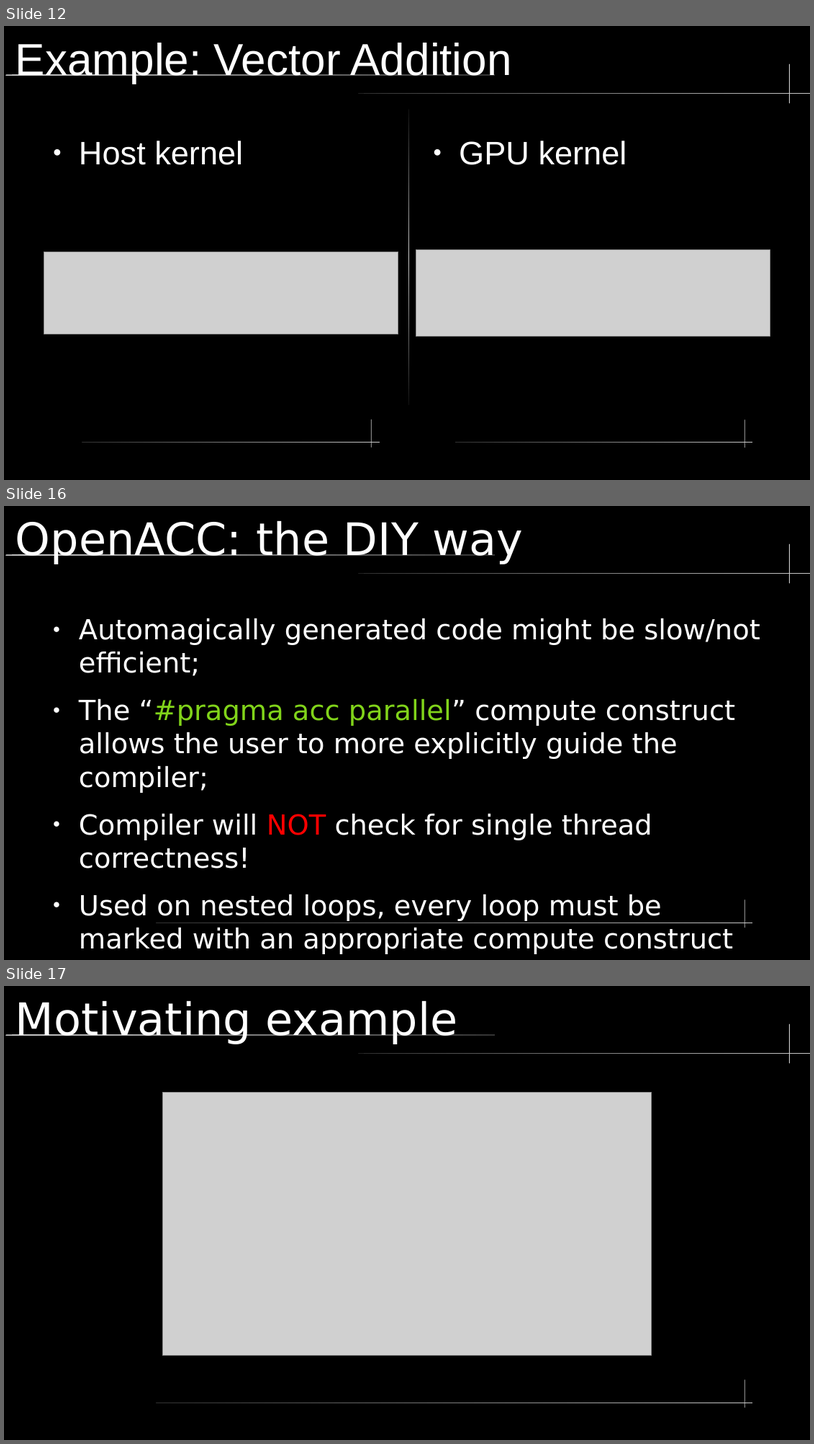
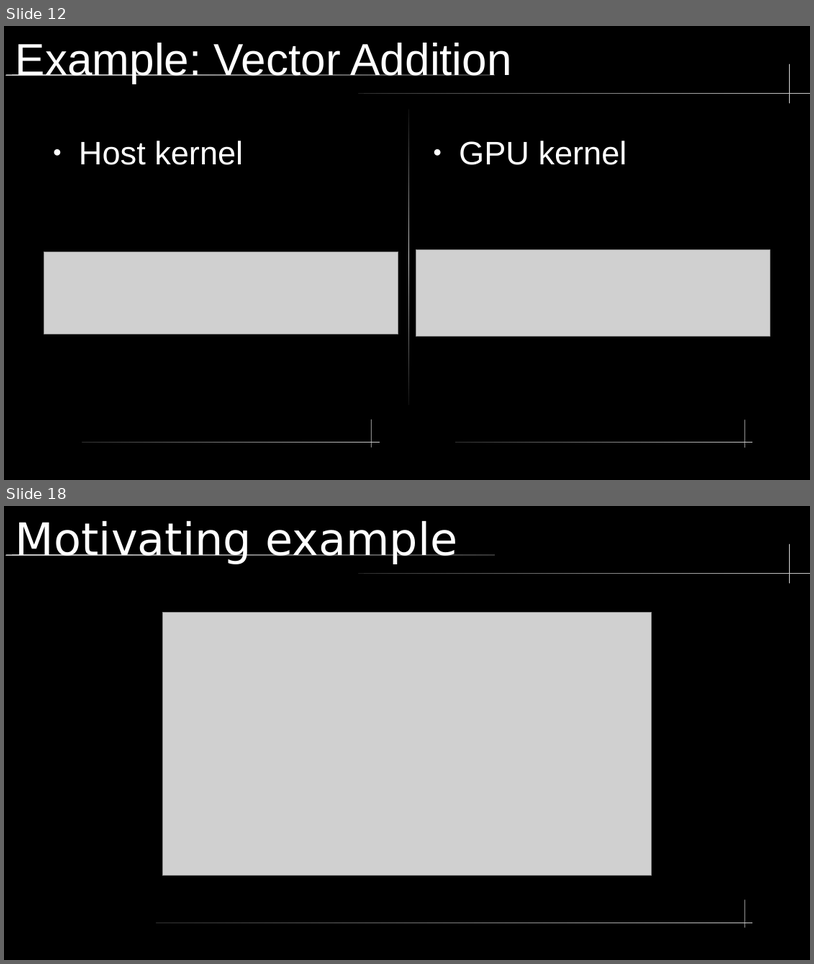
Before and after one commit to LucasGasparinoBSC/presentationUPC, a slide deck: lectureAlyaGPU.odp. Shown one above the other, each under a label of ours: slides 12, 16 and 17 before the commit, slides 12 and 18 after it; the slides between them are not shown. The pictures are 814x1444 and 814x964 pixels, drawn with LibreOffice and Linux fonts; fonts in the diff are those of the drawing; grey boxes stand for pictures. Boxes give left, top, right and bottom in pixels: in the first picture for what was removed or moved away, otherwise in the second. Text is boxed around its words. In the diff, an @@ line names an element or a change of style, - is before the commit and + after.

```diff
--- a/lectureAlyaGPU.odp
+++ b/lectureAlyaGPU.odp
@@ slide 16 removed at <box>4,506,810,960</box>, background #000000; not listed: 5 template elements that a slide beside it also shows @@
@@ title removed at <box>16,521,523,564</box> @@
-OpenACC: the DIY way
@@ text removed at <box>79,618,760,954</box> @@
-● Automagically generated code might be slow/not efficient;
-● The “#pragma acc parallel” compute construct allows the user to more explicitly guide the compiler;
-● Compiler will NOT check for single thread correctness!
-● Used on nested loops, every loop must be marked with an appropriate compute construct to guide parallelization/serialization;
@@ what was slide 17 is now slide 18 @@
```
Also in this commit, not shown: 2 slides changed, 3 slides added, 1 other slide removed, 2 other files.
